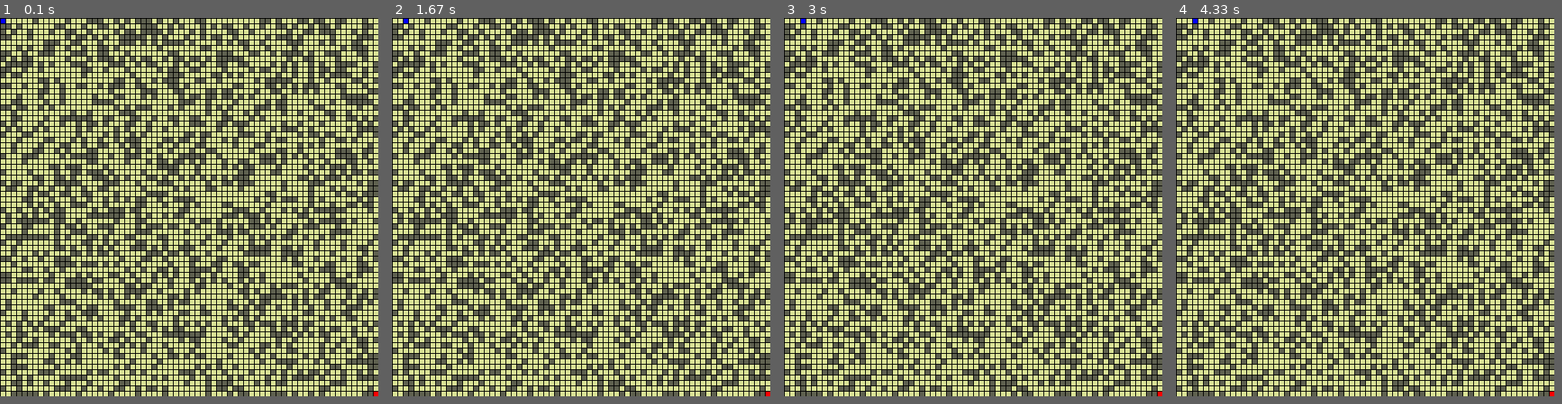
Above: before the commit, frames 1-4 (left to right).
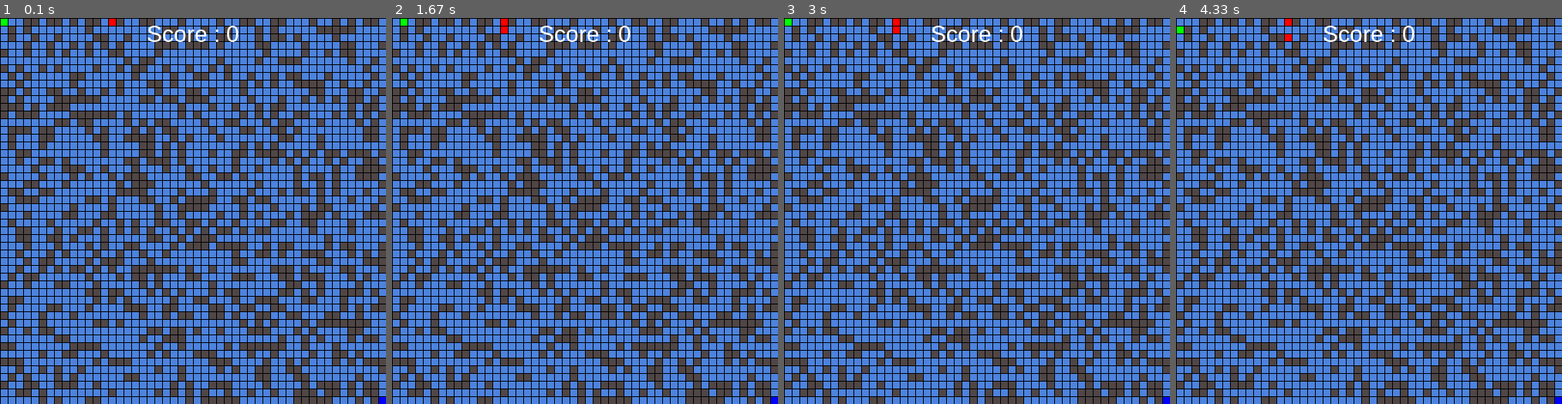
Above: after the commit, the same moments.

Repository: WallAshing/Pygame_labyrith
Game: pygame game, started from python.py
Two runs of this game, one before a commit and one after it. Both use one fixed random seed, a clock stepped at 60 frames per second and the inputs below.
Inputs:
- Up to frame 1 (0.1 s): no input
- Up to frame 2 (1.67 s): hold S 0.33-0.8 s; hold Right 0.33-0.8 s; tap Z at 0.83 s; hold Q 1.17-1.63 s; hold Right 1.17-1.63 s
- Up to frame 3 (3 s): tap Q at 1.67, 2.5 s; hold Right 2-2.47 s
- Up to frame 4 (4.33 s): hold Right 3.17-3.63 s; hold Left 3.67-4.2 s; hold Down from 4.23 s (still down)
The window is 490x490 before the commit and 500x500 after it. Grey fills any space a smaller window leaves; there, only what the larger window draws over its background counts as a difference.

The runs differ from the first frame. In frame 1, 93% of the frame differs, in the area x 0-100%, y 0-100%; in frame 2, 93%; in frame 3, 93%; in frame 4, 93%.

Commit message:
spawn an ennemi but he go down the map while ignoring walls

Diff:
--- a/createNewMap.py
+++ b/createNewMap.py
@@ -20,6 +20,9 @@
 				if i == 0 and j == 0 :
 					self.currentMap[i].append(0)
 					print("Spawn created !")
+				elif i == (self.variable.mapSize - 1) and j == 0 :
+					self.currentMap[i].append(0)
+					print("Ennemi spawn created !")
 				elif i == (self.variable.mapSize - 1) and j == (self.variable.mapSize - 1) and self.variable.keyNumber > 0 :
 					self.currentMap[i].append(2)
 					self.variable.keyNumber -= 1
@@ -38,10 +41,10 @@
 			y = 0
 			for j in i :
 				if self.currentMap[x][y] == 1 :
-					pygame.draw.rect(ecran, (95, 97, 80), pygame.Rect((x*self.variable.caseSize) + 1, (y*self.variable.caseSize) + 1, (self.variable.caseSize - 1), (self.variable.caseSize - 1)))
+					pygame.draw.rect(ecran, (80, 70, 70), pygame.Rect((x*self.variable.caseSize) + 1, (y*self.variable.caseSize) + 1, (self.variable.caseSize - 1), (self.variable.caseSize - 1)))
 				elif self.currentMap[x][y] == 2 :
 					pygame.draw.rect(ecran, self.variable.keyColor, pygame.Rect((x*self.variable.caseSize) + 1, (y*self.variable.caseSize) + 1, (self.variable.caseSize - 1), (self.variable.caseSize - 1)))
 				else :
-					pygame.draw.rect(ecran, (218, 227, 150), pygame.Rect((x*self.variable.caseSize) + 1, (y*self.variable.caseSize) + 1, (self.variable.caseSize - 1), (self.variable.caseSize - 1)))
+					pygame.draw.rect(ecran, (77,131,222), pygame.Rect((x*self.variable.caseSize) + 1, (y*self.variable.caseSize) + 1, (self.variable.caseSize - 1), (self.variable.caseSize - 1)))
 				y += 1
 			x += 1
--- /dev/null
+++ b/ennemis.py
@@ -0,0 +1,30 @@
+import pygame
+
+class Ennemis :
+    def __init__(self, variable):
+        self.variable = variable
+        self.ennemiColor = (255, 0, 0)
+        self.ennemiCasePosList = []
+        self.index = 0
+
+    def ennemiInit(self) :
+        for ennemi in range(self.variable.ennemiNumber + 1) :
+            self.ennemiCasePosList.append([14, 0])
+
+    def ennemiDisplay(self, ecran):
+        for ennemi in self.ennemiCasePosList :
+            print("ennemi :" + str(ennemi[0]))
+            print(self.variable.caseSize)
+            print(ennemi[0] * self.variable.caseSize)
+            print(ennemi[1] * self.variable.caseSize)
+            pygame.draw.rect(ecran, (255, 0, 0), (pygame.Rect((ennemi[0] * self.variable.caseSize + 1), (ennemi[1] * self.variable.caseSize + 1), (self.variable.caseSize - 1), (self.variable.caseSize - 1))))
+
+    def ennemiMove(self) :
+        self.index += 1
+        if self.index == 100 :
+            self.ennemiCasePosList[0][1] += 1
+            self.index = 0
+        # for x in range(len(self.ennemiCasePosList)) :
+
+            # tempCasePos = self.ennemiCasePosList[x]
+            # self.ennemiCasePosList[x] = [tempCasePos[0], tempCasePos[1]]
--- a/mapChecker.py
+++ b/mapChecker.py
@@ -35,14 +35,12 @@
                 del self.boxToCheck[0]
 
             else :
+                # self.variable.
                 self.boxToCheck.clear()
                 self.checkedBox.clear()
                 return
 
         self.checkedBox.clear()
-
-
-
 
     def boxChecker(self, x, y, checkedBox) :
         if x >= 0 and x <= (self.variable.mapSize - 1) and y >= 0 and y <= (self.variable.mapSize - 1) :
--- a/player.py
+++ b/player.py
@@ -1,6 +1,4 @@
 import pygame
-
-# from createNewMap import *
 class Player :
     def __init__(self, ecran, variable, createNewMap) :
         self.variable = variable
@@ -17,52 +15,55 @@
 
     def move(self, event) :
 
-        if event.key == pygame.K_LEFT :
+        if event.key == pygame.K_LEFT or event.key == pygame.K_q :
             if self.casepos[0] > 0 :
                 if ((self.createNewMap.currentMap[self.casepos[0] - 1])[self.casepos[1]]) == 2 :
                     self.pos[0] -= self.variable.caseSize
                     self.casepos[0] -= 1
                     self.win = True
+                    self.variable.winNumber += 1
                     print("You won")
 
                 elif ((self.createNewMap.currentMap[self.casepos[0] - 1])[self.casepos[1]]) != 1:
                     self.pos[0] -= self.variable.caseSize
                     self.casepos[0] -= 1
 
-        if event.key == pygame.K_RIGHT :
+        if event.key == pygame.K_RIGHT or event.key == pygame.K_d :
             if self.casepos[0] < (self.variable.mapSize - 1) :
 
                 if ((self.createNewMap.currentMap[self.casepos[0] + 1])[self.casepos[1]]) == 2 :
                     self.pos[0] += self.variable.caseSize
                     self.casepos[0] += 1
                     self.win = True
+                    self.variable.winNumber += 1
                     print("You won")
 
                 elif ((self.createNewMap.currentMap[self.casepos[0] + 1])[self.casepos[1]]) != 1 :
                     self.pos[0] += self.variable.caseSize
                     self.casepos[0] += 1
 
-        if event.key == pygame.K_UP :
+        if event.key == pygame.K_UP or event.key == pygame.K_z :
             if self.casepos[1] > 0 :
                 if ((self.createNewMap.currentMap[self.casepos[0]])[self.casepos[1] - 1]) == 2 :
                     self.pos[1] -= self.variable.caseSize
                     self.casepos[1] -= 1
                     self.win = True
+                    self.variable.winNumber += 1
                     print("You won")
 
                 elif ((self.createNewMap.currentMap[self.casepos[0]])[self.casepos[1] - 1]) != 1:
                     self.pos[1] -= self.variable.caseSize
                     self.casepos[1] -= 1
 
-        if event.key == pygame.K_DOWN :
+        if event.key == pygame.K_DOWN or event.key == pygame.K_s :
             if self.casepos[1] < (self.variable.mapSize - 1) :
                 if ((self.createNewMap.currentMap[self.casepos[0]])[self.casepos[1] + 1]) == 2 :
                     self.pos[1] += self.variable.caseSize
                     self.casepos[1] += 1
                     self.win = True
+                    self.variable.winNumber += 1
                     print("You won")
 
                 elif ((self.createNewMap.currentMap[self.casepos[0]])[self.casepos[1] + 1]) != 1:
                     self.pos[1] += self.variable.caseSize
                     self.casepos[1] += 1
-        print(self.variable.keyNumber)
--- a/python.py
+++ b/python.py
@@ -3,34 +3,42 @@
 from createNewMap import *
 from variables import *
 from mapChecker import *
+from ennemis import *
 import pygame
 
 variables = Variables()
+ennemi = Ennemis(variables)
 ecran = pygame.display.set_mode(variables.windowSize)
 map = Map(variables)
 player = Player(ecran, variables, map)
 mapChecker = MapChecker(map, variables)
 
 pygame.display.set_caption("Labyrinth_2D")
+pygame.font.init()
 
 loop = True
 
-
+font = pygame.font.SysFont('Arial', 30)
 
 while loop :
     ecran.fill((0, 0, 0))
+    yourScore = font.render("Score : " + str(variables.winNumber), True, (255, 255, 255))
+    scoreRect = yourScore.get_rect()
+    scoreRect.center = (variables.windowSize[0] // 2, 20)
+
 
     while mapChecker.keyNumber != 0 :
         variables.keyNumber = variables.keyInitial
         map.mapInit()
+        ennemi.ennemiInit()
         player = Player(ecran, variables, map)
         mapChecker.mapChecker()
 
     if player.win == True:
-        variables.keyColor = (0, 0, 255)
+        variables.keyColor = (0, 255, 0)
         map.mapDisplay(ecran)
         variables.keyNumber = variables.keyInitial
-        variables.keyColor = (255, 0, 0)
+        variables.keyColor = (0, 0, 255)
         mapChecker.keyNumber = variables.keyInitial
         player = Player(ecran, variables, map)
 
@@ -43,9 +51,12 @@
             player.win = True
         if event.type == pygame.QUIT :
             loop = False
+
     map.mapDisplay(ecran)
-    rect = pygame.draw.rect(ecran, (0, 0, 255), (pygame.Rect(player.pos[0], player.pos[1], (variables.caseSize - 1), (variables.caseSize - 1))))
-
+    rect = pygame.draw.rect(ecran, (0, 255, 0), (pygame.Rect(player.pos[0], player.pos[1], (variables.caseSize - 1), (variables.caseSize - 1))))
+    ennemi.ennemiDisplay(ecran)
+    ennemi.ennemiMove()
+    ecran.blit(yourScore, scoreRect)
     pygame.display.flip()
 
 pygame.quit()
--- a/variables.py
+++ b/variables.py
@@ -1,8 +1,12 @@
 class Variables :
     def __init__(self) :
-        self.mapSize = 70
+        self.mapSize = 50
         self.windowSize = (500 // self.mapSize * self.mapSize, 500 // self.mapSize * self.mapSize)
         self.caseSize = self.windowSize[0] / self.mapSize
         self.keyInitial = 1
         self.keyNumber = 1
-        self.keyColor = (255, 0, 0)
+        self.keyColor = (0, 0, 255)
+        self.winNumber = 0
+        self.ennemiNumber = 1
+        self.CheckedList = []
+        self.toCheckList = []
